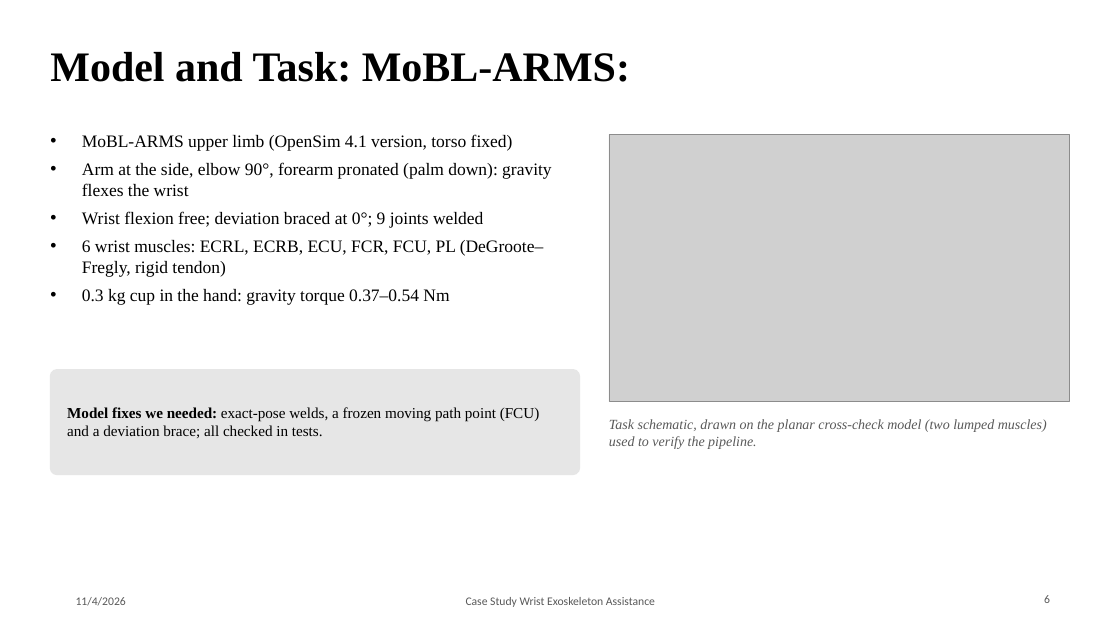
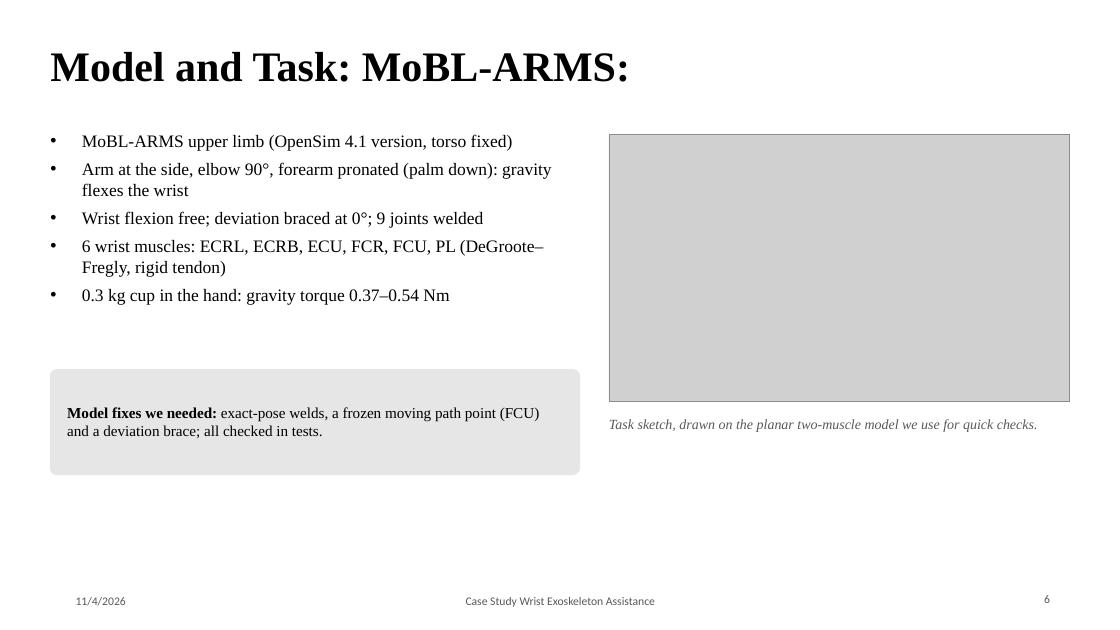
Before and after one commit to Rationaliser/wrist-exo-assist-sim, a slide deck: slide 6 of presentation/P2_Team7_Wrist_Exo_Baseline.pptx. Drawn at 1120x630 pixels with LibreOffice and Linux fonts; fonts in the diff are those of the drawing; grey boxes stand for pictures; background and template pictures are left out. Boxes give left, top, right and bottom in pixels: in the first picture for what was removed or moved away, otherwise in the second. Text is boxed around its words. In the diff, an @@ line names an element or a change of style, - is before the commit and + after.

```diff
--- a/presentation/P2_Team7_Wrist_Exo_Baseline.pptx
+++ b/presentation/P2_Team7_Wrist_Exo_Baseline.pptx
@@ text at <box>609,419,1038,432</box>: text changed @@
-Task schematic, drawn on the planar cross-check model (two lumped muscles) used to verify the pipeline.
+Task sketch, drawn on the planar two-muscle model we use for quick checks.
```
Also in this commit, not shown: 5 other slides changed, 44 other files.
